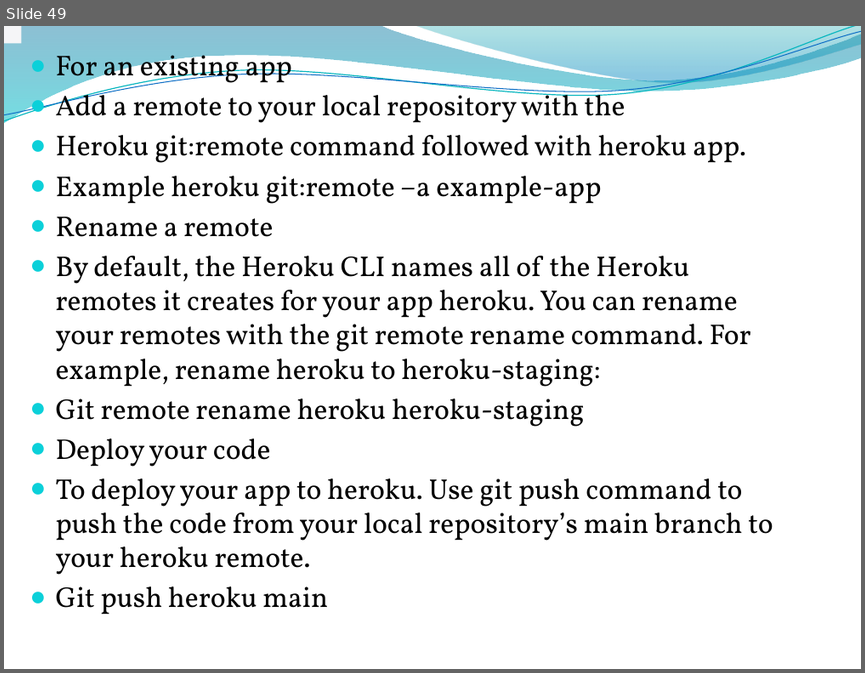
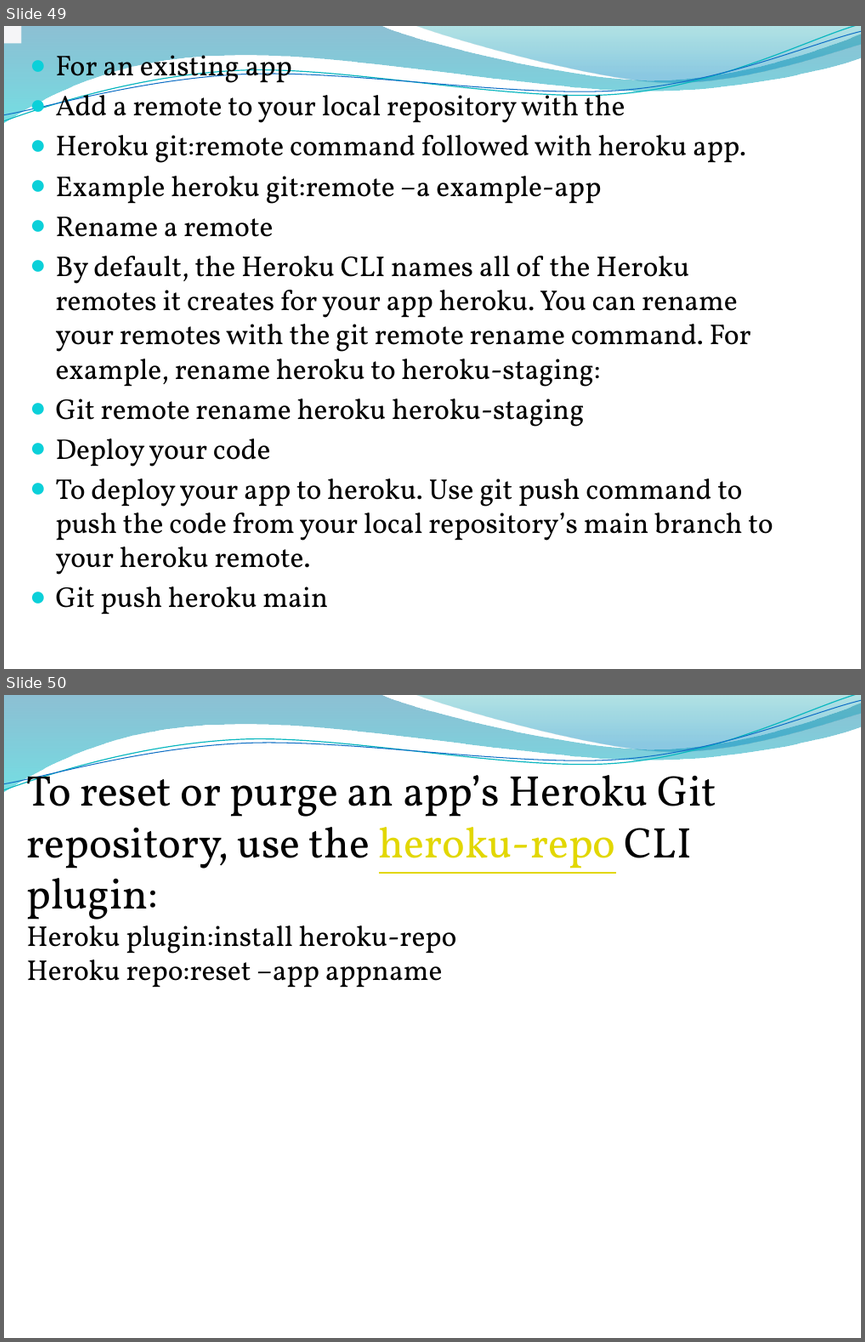
Before and after one commit to rampriyakilari/FSWD-PPTs, a slide deck: UNIT-5FSWD.pptx. Shown one above the other, each under a label of ours: slide 49 before the commit, slides 49 and 50 after it. The pictures are 865x673 and 865x1342 pixels, drawn with LibreOffice and Linux fonts; fonts in the diff are those of the drawing; background and template pictures are left out. Boxes give left, top, right and bottom in pixels: in the first picture for what was removed or moved away, otherwise in the second. Text is boxed around its words. In the diff, an @@ line names an element or a change of style, - is before the commit and + after.

```diff
--- a/UNIT-5FSWD.pptx
+++ b/UNIT-5FSWD.pptx
@@ slide 50 added at (4, 695, 861, 1338), background #FFFFFF; not listed: 4 template elements that a slide beside it also shows @@
@@ text added at (27, 766, 716, 987), 36 pt, text #000000 @@
+To reset or purge an app’s Heroku Git repository, use the heroku-repo CLI plugin:
+Heroku plugin:install heroku-repo
+Heroku repo:reset –app appname
```
Also in this commit, not shown: 1 other slide added.
